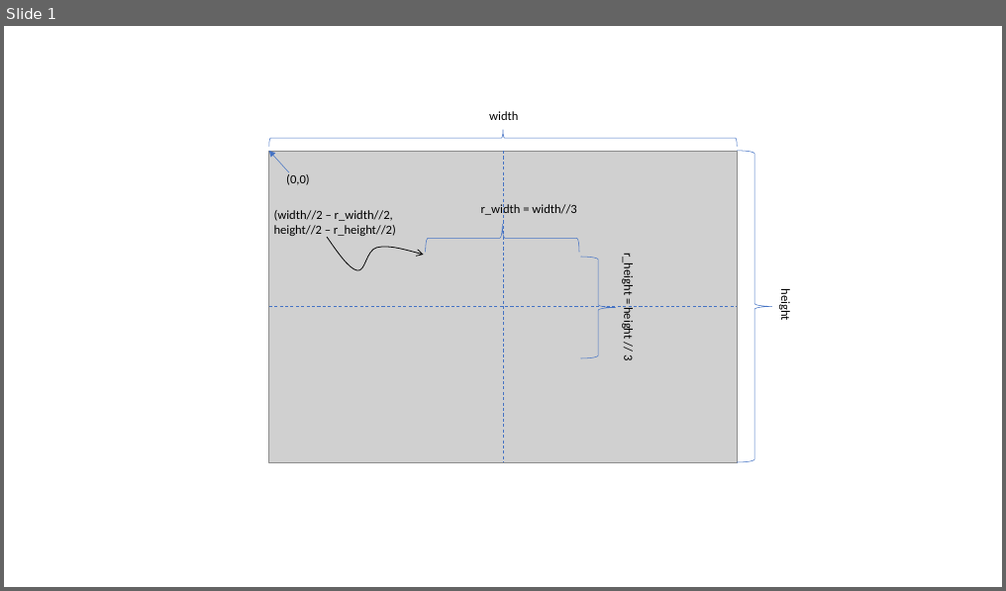
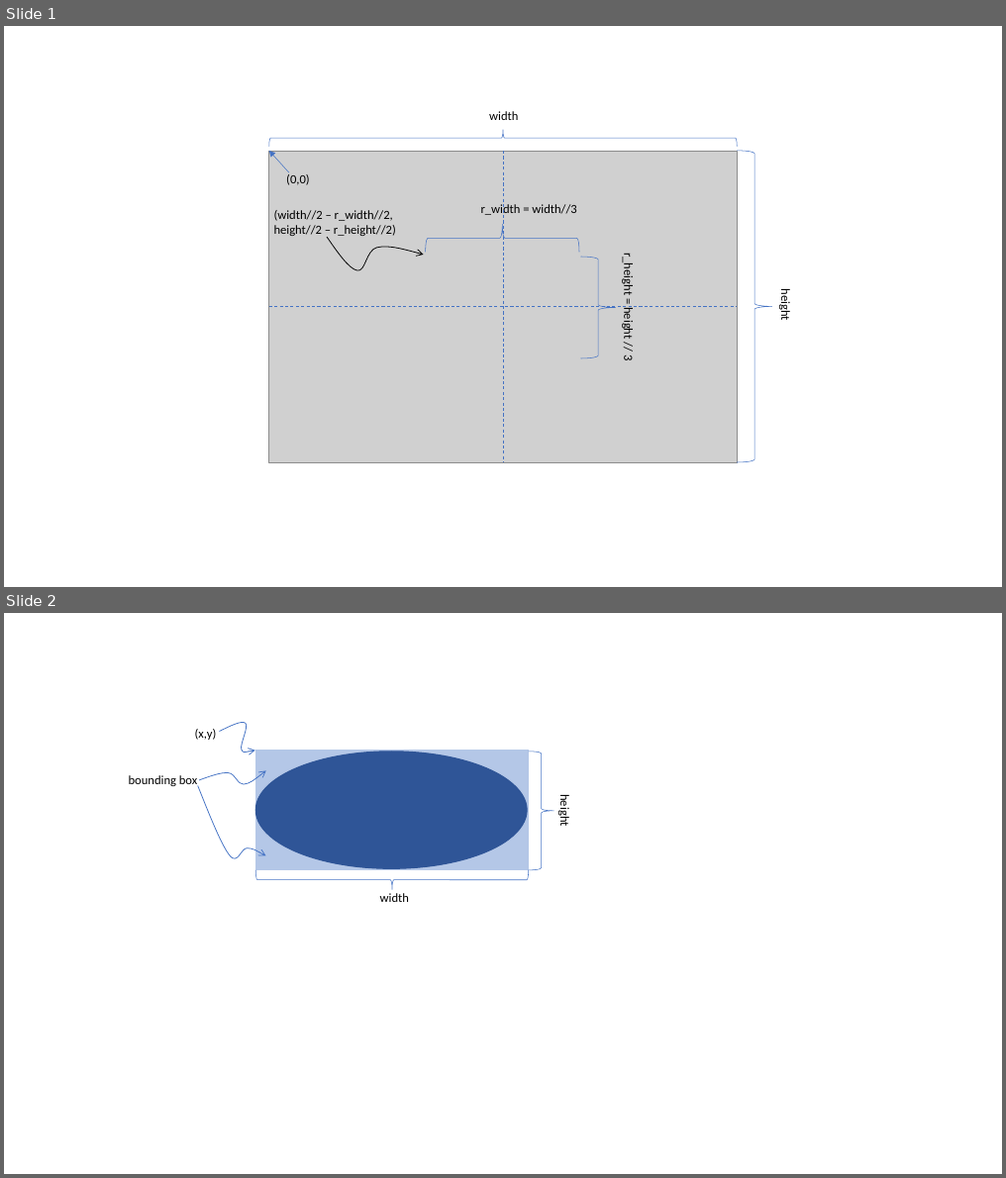
Before and after one commit to edharcourt/CS140, a slide deck: images/pygame_rect_window.pptx. Shown one above the other, each under a label of ours: slide 1 before the commit, slides 1 and 2 after it. The pictures are 1006x591 and 1006x1178 pixels, drawn with LibreOffice and Linux fonts; fonts in the diff are those of the drawing; grey boxes stand for pictures. Boxes give left, top, right and bottom in pixels: in the first picture for what was removed or moved away, otherwise in the second. Text is boxed around its words. In the diff, an @@ line names an element or a change of style, - is before the commit and + after.

```diff
--- a/images/pygame_rect_window.pptx
+++ b/images/pygame_rect_window.pptx
@@ slide 2 added at [4,613,1002,1174], background #FFFFFF @@
@@ text added at [195,729,217,740], 12 pt, text #000000 @@
+(x,y)
@@ freeform shape added at [220,722,255,752], outline #4472C4 0.75 pt @@
@@ rectangle added at [255,751,528,870], fill #B4C7E7, outline #B4C7E7 1 pt @@
@@ ellipse added at [255,752,527,869], fill #2F5597, outline #2F5597 1 pt @@
@@ right brace added at [529,752,554,870], outline #4472C4 0.5 pt @@
@@ text added at [129,775,197,786], 12 pt, text #000000 @@
+bounding box
@@ freeform shape added at [198,786,266,860], outline #4472C4 0.75 pt @@
@@ freeform shape added at [199,763,266,787], outline #4472C4 0.75 pt @@
@@ text added at [557,797,572,825], 12 pt, text #000000 @@
+height
@@ right brace added at [256,870,529,890], outline #4472C4 0.5 pt @@
@@ text added at [380,893,409,902], 12 pt, text #000000 @@
+width
```
Also in this commit, not shown: 4 other files.
